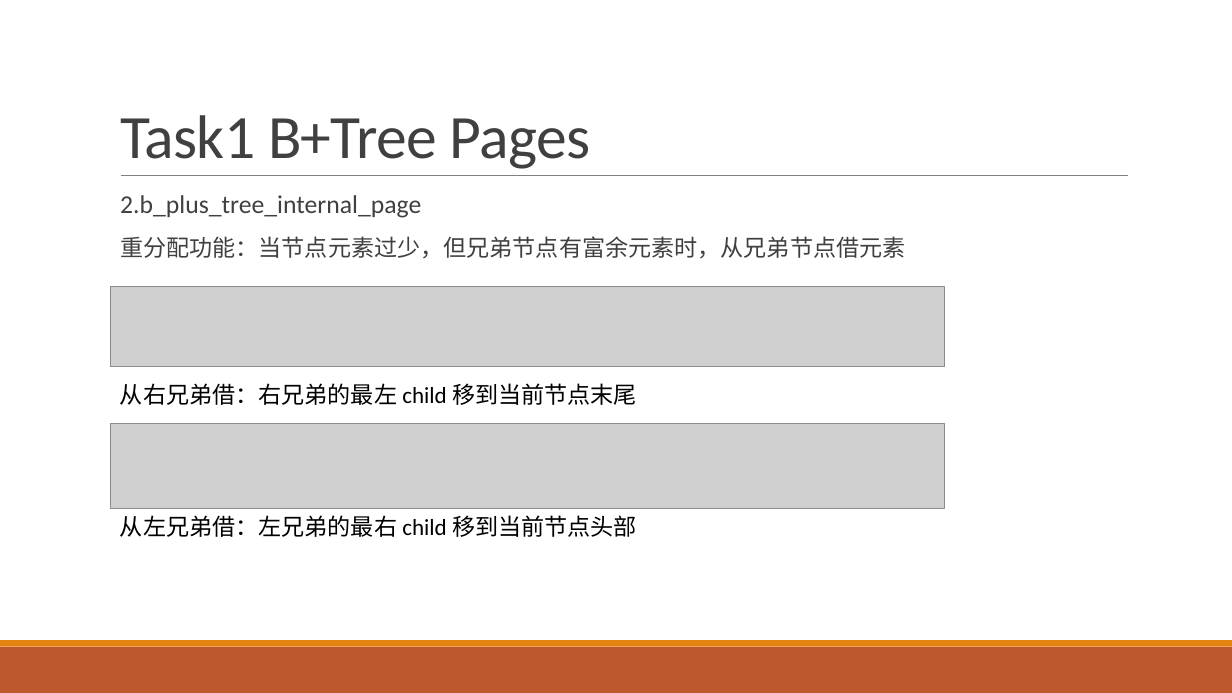
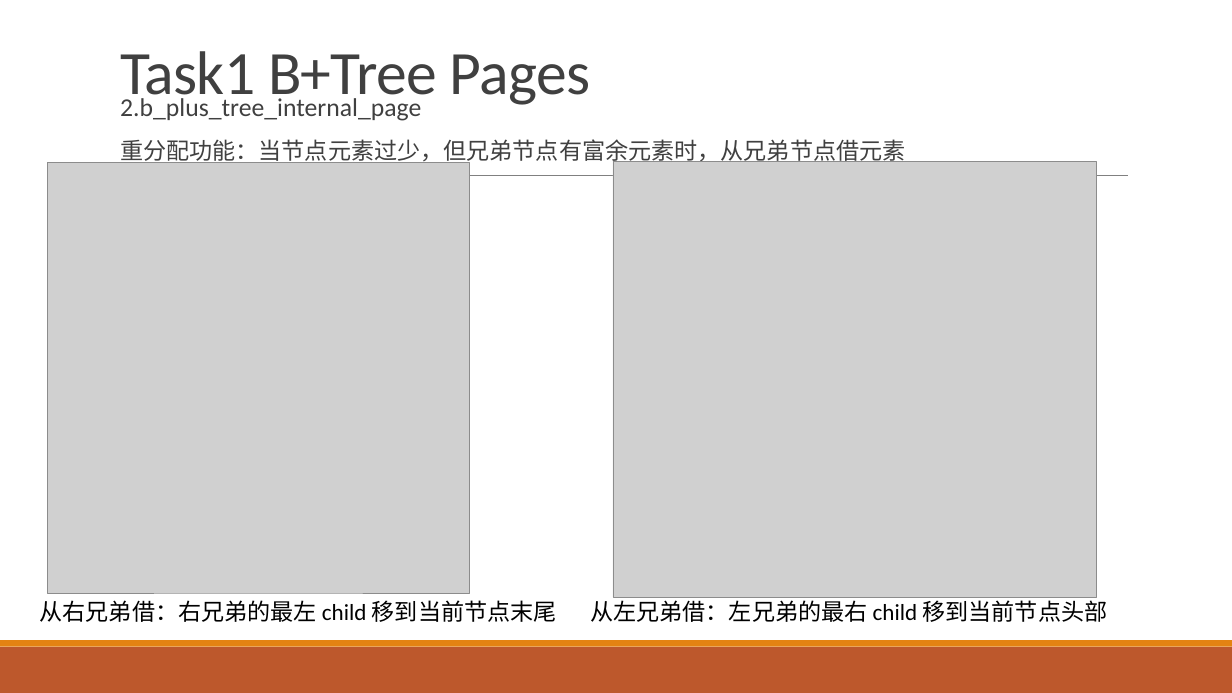
Before and after one commit to SDataBaseGroup/Database-lab, a slide deck: slide 46 of 缓冲区管理器与B+树的总ppt.pptx (slide 43 before the commit). Drawn at 1232x693 pixels with LibreOffice and Linux fonts; fonts in the diff are those of the drawing; grey boxes stand for pictures. Boxes give left, top, right and bottom in pixels: in the first picture for what was removed or moved away, otherwise in the second. Text is boxed around its words. In the diff, an @@ line names an element or a change of style, - is before the commit and + after.

```diff
--- a/缓冲区管理器与B+树的总ppt.pptx
+++ b/缓冲区管理器与B+树的总ppt.pptx
@@ title "Task1 B+Tree Pages": place and size @@
-title "Task1 B+Tree Pages" at (120,115,591,169)
+title "Task1 B+Tree Pages" at (120,51,591,108)
@@ text "2.b_plus_tree_internal_page" rewrapped from (120,195,905,258) to (120,98,905,165) @@
@@ picture added at (47,163,470,593) @@
@@ picture added at (613,161,1096,597) @@
@@ picture removed at (111,287,945,367) @@
@@ picture removed at (111,423,945,508) @@
@@ text "从右兄弟借：右兄弟的最左 child 移到当前节点末尾": place and size @@
-text "从右兄弟借：右兄弟的最左 child 移到当前节点末尾" at (120,383,637,405)
+text "从右兄弟借：右兄弟的最左 child 移到当前节点末尾" at (40,600,557,622)
@@ text "从左兄弟借：左兄弟的最右 child 移到当前节点头部": place and size @@
-text "从左兄弟借：左兄弟的最右 child 移到当前节点头部" at (120,515,637,537)
+text "从左兄弟借：左兄弟的最右 child 移到当前节点头部" at (590,597,1108,622)
```
Also in this commit, not shown: 13 other slides changed, 5 slides added.
